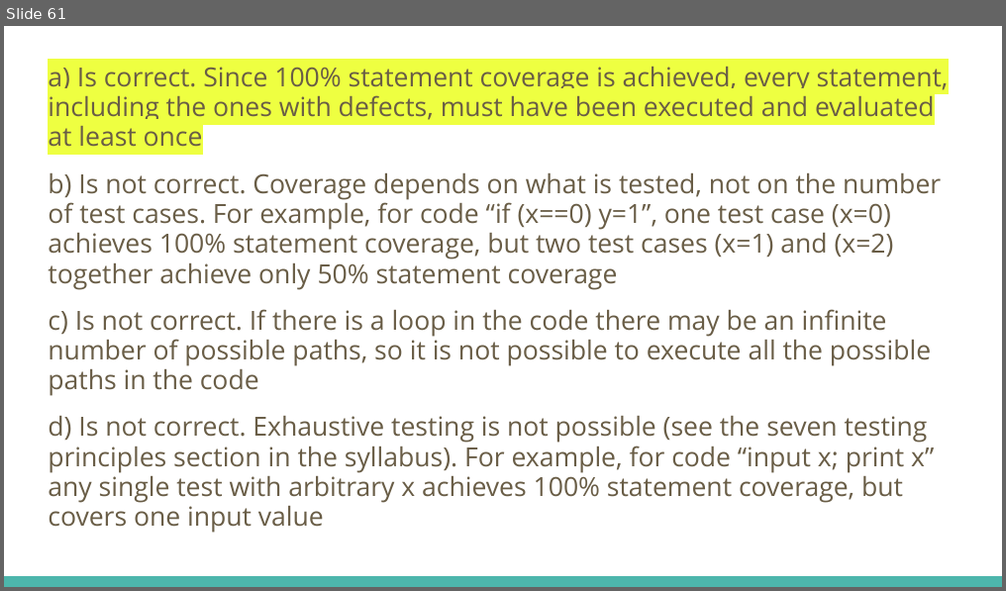
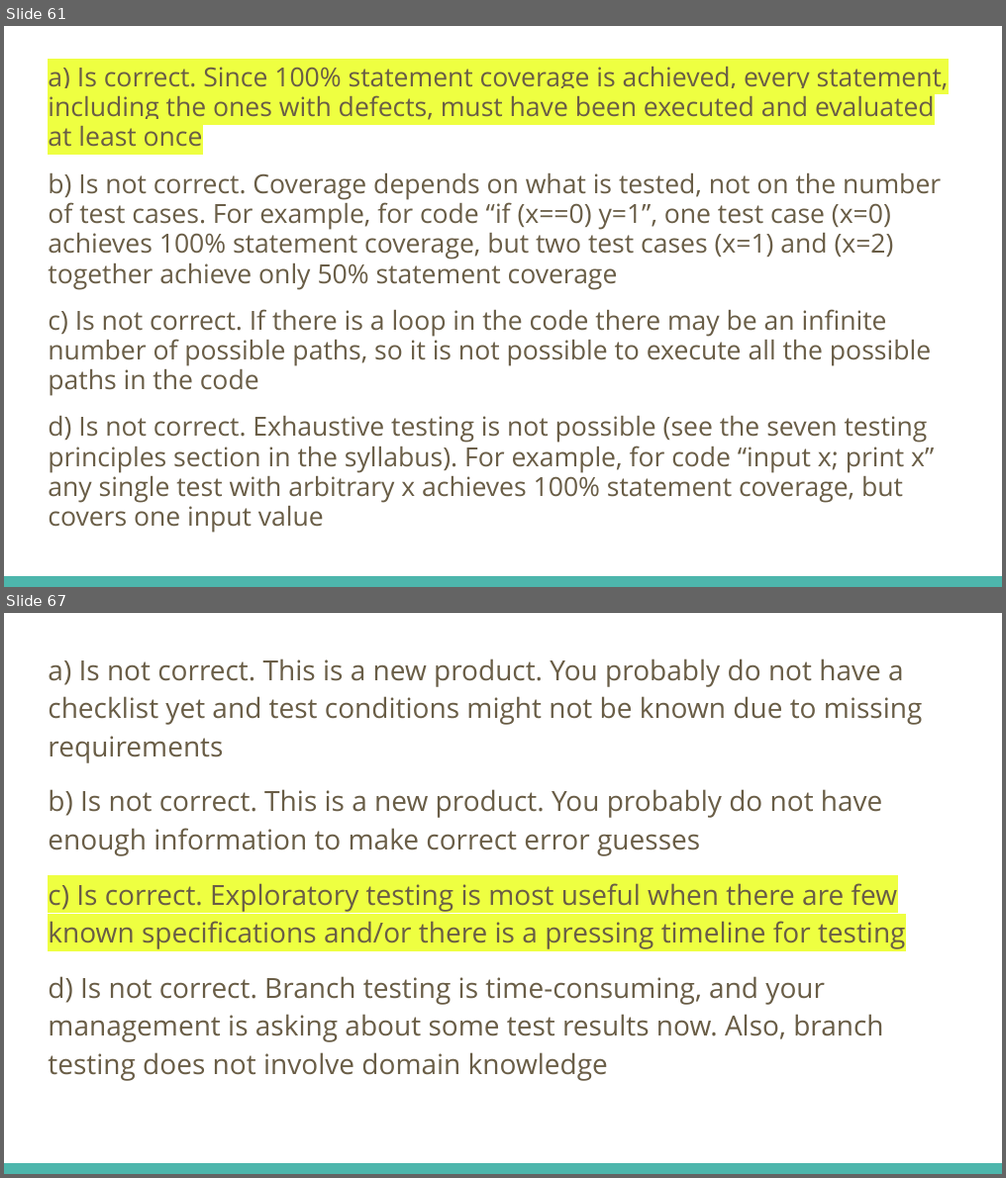
Before and after one commit to fawadmalik/istqb, a slide deck: ISTQB Foundation Level Preparation.pptx. Shown one above the other, each under a label of ours: slide 61 before the commit, slides 61 and 67 after it; the slides between them are not shown. The pictures are 1006x591 and 1006x1178 pixels, drawn with LibreOffice and Linux fonts; fonts in the diff are those of the drawing. Boxes give left, top, right and bottom in pixels: in the first picture for what was removed or moved away, otherwise in the second. Text is boxed around its words. In the diff, an @@ line names an element or a change of style, - is before the commit and + after.

```diff
--- a/ISTQB Foundation Level Preparation.pptx
+++ b/ISTQB Foundation Level Preparation.pptx
@@ slide 67 added at box(4, 613, 1002, 1174), background #FFFFFF; not listed: 1 template element that a slide beside it also shows @@
@@ text added at box(48, 659, 923, 1081), 20 pt, text #695D46 @@
+a) Is not correct. This is a new product. You probably do not have a checklist yet and test conditions might not be known due to missing requirements
+b) Is not correct. This is a new product. You probably do not have enough information to make correct error guesses
+c) Is correct. Exploratory testing is most useful when there are few known specifications and/or there is a pressing timeline for testing
+d) Is not correct. Branch testing is time-consuming, and your management is asking about some test results now. Also, branch testing does not involve domain knowledge
```
Also in this commit, not shown: 5 other slides added.
